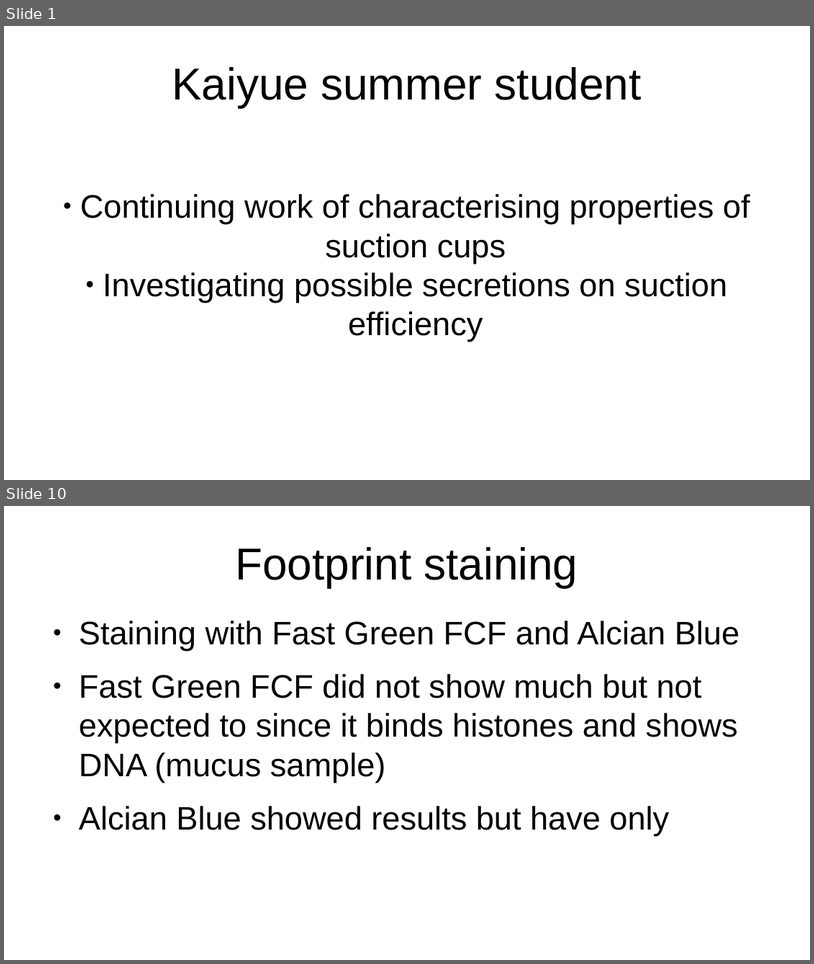
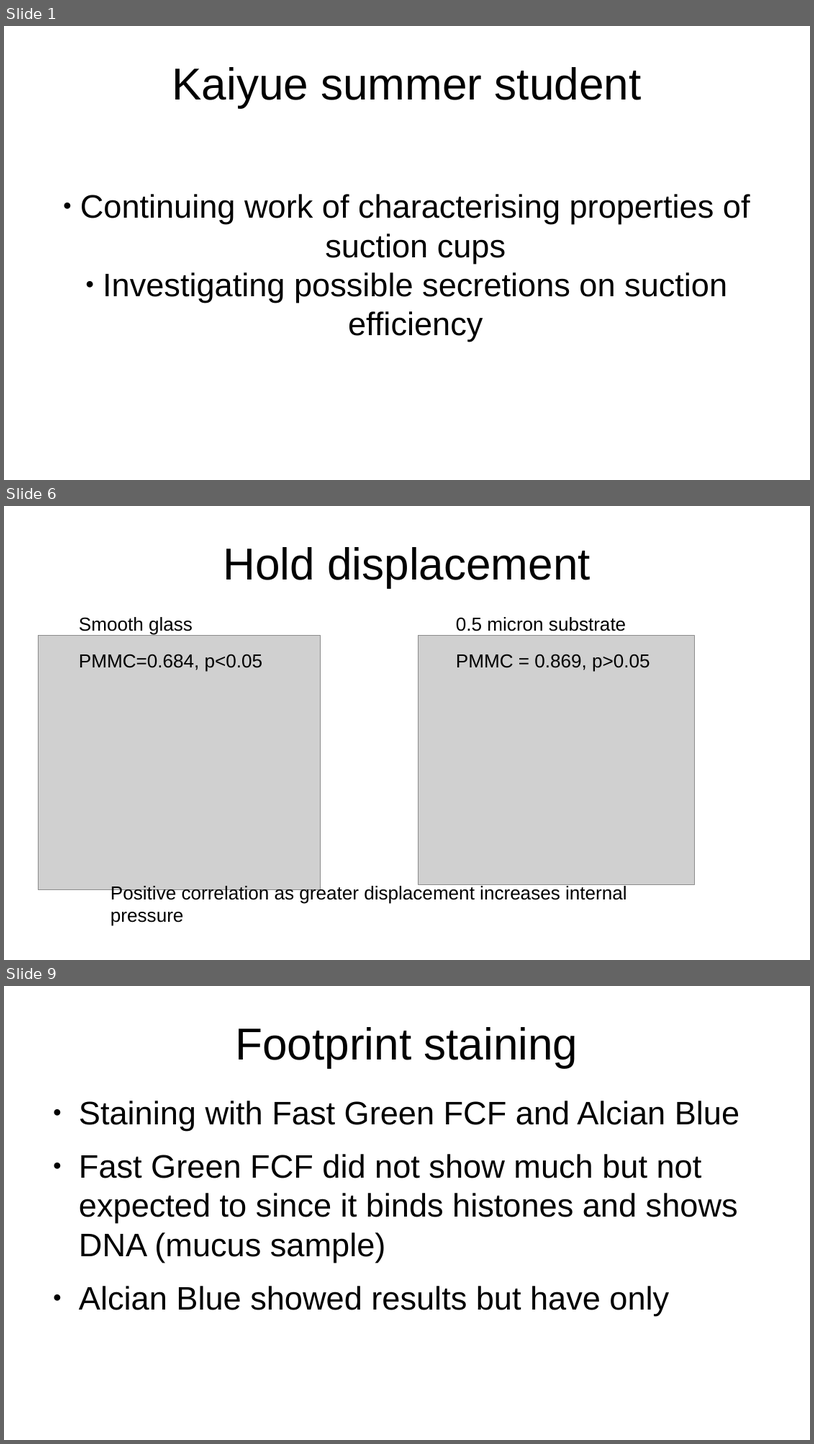
Before and after one commit to bananaturtlesandwich/beetle, a slide deck: presentation.odp. Shown one above the other, each under a label of ours: slides 1 and 10 before the commit, slides 1, 6 and 9 after it; the slides between them are not shown. The pictures are 814x964 and 814x1444 pixels, drawn with LibreOffice and Linux fonts; fonts in the diff are those of the drawing; grey boxes stand for pictures. Boxes give left, top, right and bottom in pixels: in the first picture for what was removed or moved away, otherwise in the second. Text is boxed around its words. In the diff, an @@ line names an element or a change of style, - is before the commit and + after.

```diff
--- a/presentation.odp
+++ b/presentation.odp
@@ slide 6 added at (x1=4, y1=506, x2=810, y2=960), background #FFFFFF @@
@@ title added at (x1=223, y1=547, x2=591, y2=587), 44 pt, text #000000 @@
+Hold displacement
@@ text added at (x1=79, y1=617, x2=262, y2=672), 18.5 pt, text #000000 @@
+Smooth glass
+PMMC=0.684, p<0.05
@@ text added at (x1=456, y1=617, x2=650, y2=672), 18.5 pt, text #000000 @@
+0.5 micron substrate
+PMMC = 0.869, p>0.05
@@ picture added at (x1=39, y1=636, x2=321, y2=890) @@
@@ picture added at (x1=418, y1=636, x2=695, y2=884) @@
@@ text added at (x1=111, y1=883, x2=628, y2=926), 18.5 pt, text #000000 @@
+Positive correlation as greater displacement increases internal pressure
@@ what was slide 10 is now slide 9 @@
```
Also in this commit, not shown: 2 slides changed, 5 other slides added, 6 slides removed, 14 other files.
